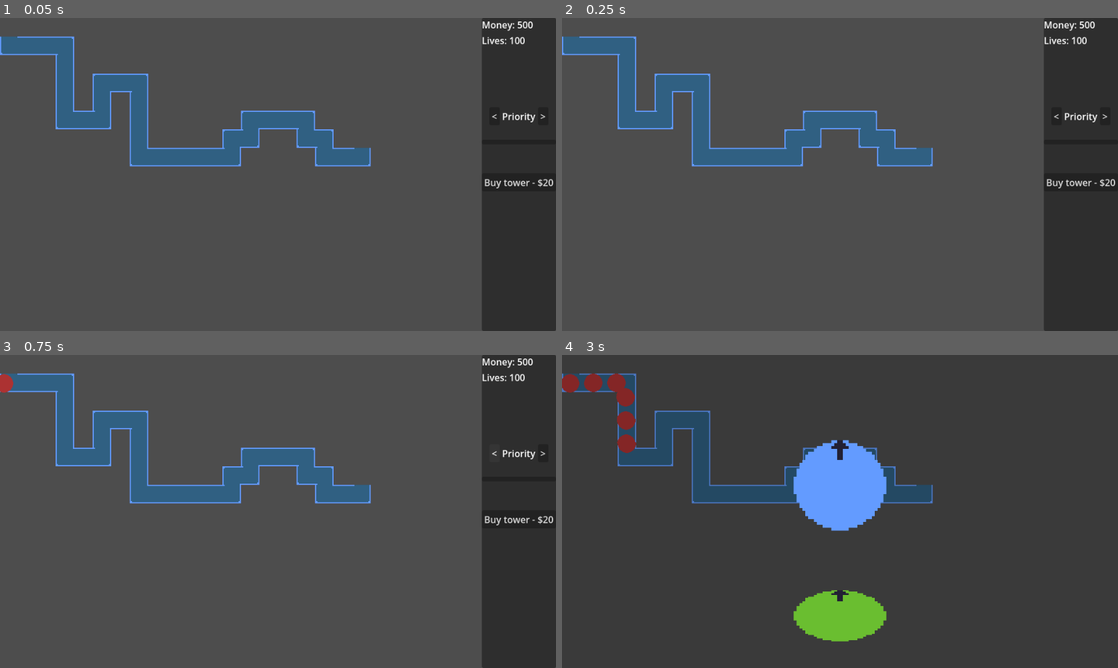
Above: before the commit, frames 1-4 (two rows, left to right).
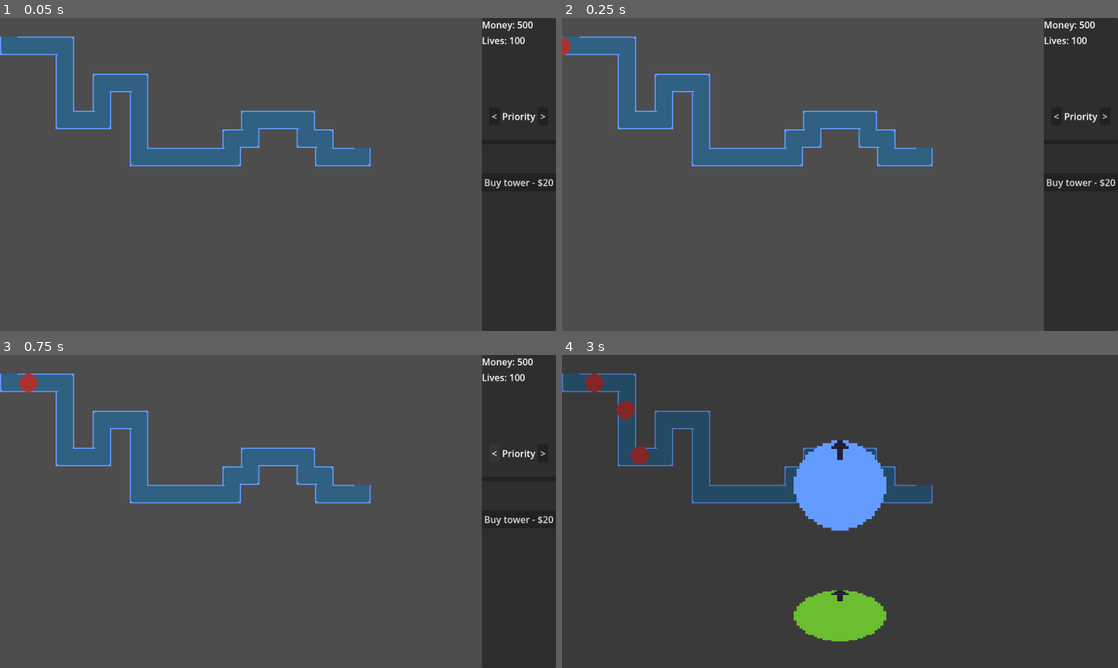
Above: after the commit, the same moments.

Repository: justindeogrades/casinotd
Game: Godot game, scene res://main.tscn
Two runs of this game, one before a commit and one after it. Both use one fixed random seed, a clock stepped at 60 frames per second and the inputs below.
Inputs (mouse positions are in pixels of both pictures, inside the frame that each line leads up to):
- Up to frame 1 (0.05 s): no input
- Up to frame 2 (0.25 s): no input
- Up to frame 3 (0.75 s): click "<" at 0.5 s
- Up to frame 4 (3 s): click ">" at 1.25 s; click (1079, 480) at 2 s; click "Buy tower - $20" at 2.75 s

Frame 1 is identical in both runs. In frame 2, less than 0.1% of the frame differs, in the area x 0-2%, y 6-12%; in frame 3, 0.3%; in frame 4, 1.0%, in the area x 0-16%, y 5-36%.
Error in both runs: Invalid call. Nonexistent function 'get_target_priority' in base 'Nil'. (res://tower_data_container.gd:82)

Commit message:
added the wave manager, waves, and wave segments

Diff:
--- a/main.tscn
+++ b/main.tscn
@@ -1,9 +1,9 @@
 [gd_scene format=4 uid="uid://da42xg3bwce4i"]
 
-[ext_resource type="PackedScene" uid="uid://chd8jqc305u8u" path="res://enemy_spawner.tscn" id="1_0xm2m"]
 [ext_resource type="Texture2D" uid="uid://dwpw0farpj0m2" path="res://tiles.png" id="1_ig7tw"]
 [ext_resource type="Script" uid="uid://ppa8e66lf7vx" path="res://player.gd" id="2_1bvp3"]
 [ext_resource type="Script" uid="uid://ct0pijroh7m73" path="res://damage_indicator_placer.gd" id="3_7mycd"]
+[ext_resource type="PackedScene" uid="uid://c7hv7onn8kjg6" path="res://waves/wave_manager.tscn" id="3_272bh"]
 [ext_resource type="PackedScene" uid="uid://cxgm5ilq32svq" path="res://towers/tower_placer.tscn" id="3_h2yge"]
 [ext_resource type="PackedScene" uid="uid://ccpmycj5vtnwl" path="res://gui_manager.tscn" id="5_lquwl"]
 
@@ -139,10 +139,10 @@
 damage_indicator_placer = NodePath("DamageIndicatorPlacer")
 tower_placer = NodePath("TowerPlacer")
 
-[node name="EnemySpawner" parent="Player" unique_id=1451097180 node_paths=PackedStringArray("path") instance=ExtResource("1_0xm2m")]
+[node name="WaveManager" parent="Player" unique_id=1820962353 node_paths=PackedStringArray("path") instance=ExtResource("3_272bh")]
 path = NodePath("Path2D")
 
-[node name="Path2D" type="Path2D" parent="Player/EnemySpawner" unique_id=2077986435]
+[node name="Path2D" type="Path2D" parent="Player/WaveManager" unique_id=2077986435]
 curve = SubResource("Curve2D_h2yge")
 
 [node name="TowerPlacer" parent="Player" unique_id=1119818633 node_paths=PackedStringArray("track_polygon") instance=ExtResource("3_h2yge")]
--- /dev/null
+++ b/waves/scenes/wave_0.tscn
@@ -0,0 +1,30 @@
+[gd_scene format=3 uid="uid://ckan168pt1jmg"]
+
+[ext_resource type="Script" uid="uid://js7hjxb680wv" path="res://waves/wave.gd" id="1_kvphc"]
+[ext_resource type="Script" uid="uid://bya4jcpwx7ot5" path="res://waves/wave_segment.gd" id="2_54rml"]
+[ext_resource type="PackedScene" uid="uid://cfbefdvcqdcm1" path="res://mobs/scenes/red_mob.tscn" id="3_gv5ke"]
+
+[sub_resource type="Resource" id="Resource_qwg05"]
+resource_local_to_scene = true
+script = ExtResource("2_54rml")
+mob_preload = ExtResource("3_gv5ke")
+mob_count = 6
+spawn_interval = 1.0
+metadata/_custom_type_script = "uid://bya4jcpwx7ot5"
+
+[sub_resource type="Resource" id="Resource_gv5ke"]
+script = ExtResource("2_54rml")
+mob_preload = ExtResource("3_gv5ke")
+mob_count = 10
+spawn_interval = 0.2
+metadata/_custom_type_script = "uid://bya4jcpwx7ot5"
+
+[node name="Wave0" type="Node" unique_id=1681385698 node_paths=PackedStringArray("interval_timer")]
+script = ExtResource("1_kvphc")
+segments = Array[ExtResource("2_54rml")]([SubResource("Resource_qwg05"), SubResource("Resource_gv5ke")])
+interval_timer = NodePath("IntervalTimer")
+metadata/_custom_type_script = "uid://js7hjxb680wv"
+
+[node name="IntervalTimer" type="Timer" parent="." unique_id=758364709]
+
+[connection signal="timeout" from="IntervalTimer" to="." method="_on_interval_timer_timeout"]
--- /dev/null
+++ b/waves/wave.gd
@@ -0,0 +1,36 @@
+extends Node
+class_name Wave
+
+@export var segments : Array[WaveSegment]
+@export var interval_timer : Timer
+
+#We count segments starting from 0 but mobs from 1
+var segment_at : int = 0
+var mob_at : int = 0
+
+signal spawn_reached(mob : Mob)
+
+func start() -> void:
+	spawn_mob(segments[segment_at].mob_preload.instantiate())
+func end() -> void:
+	print_debug("wave ended!")
+
+func spawn_mob(mob : Mob):
+	spawn_reached.emit(mob)
+	print_debug("Spawning mob " + str(mob_at) + " in segment " + str(segment_at))
+	mob_at += 1
+	interval_timer.start(segments[segment_at].spawn_interval)
+
+func _on_interval_timer_timeout() -> void:
+	decide_what_to_do_next()
+
+func decide_what_to_do_next() -> void:
+	if mob_at < segments[segment_at].mob_count:
+		spawn_mob(segments[segment_at].mob_preload.instantiate())
+	else:
+		if segment_at + 1 < segments.size():
+			segment_at += 1
+			mob_at = 0
+			spawn_mob(segments[segment_at].mob_preload.instantiate())
+		else:
+			end()
--- /dev/null
+++ b/waves/wave_manager.gd
@@ -0,0 +1,29 @@
+extends Node
+
+@export var path : Path2D
+@export var waves : Array[Wave]
+
+#var mob_preload = preload("res://mobs/scenes/red_mob.tscn")
+#var mob_to_spawn : Mob
+
+var wave_at : int = 0
+
+#func _on_spawn_interval_timeout() -> void:
+	#var pathfollow = PathFollow2D.new()
+	#pathfollow.loop = false
+	#path.add_child(pathfollow)
+	#mob_to_spawn = mob_preload.instantiate()
+	#mob_to_spawn.player = get_parent()
+	#pathfollow.add_child(mob_to_spawn)
+
+func _ready() -> void:
+	for i in waves:
+		i.spawn_reached.connect(_on_wave_spawn_reached)
+	waves[0].start()
+
+func _on_wave_spawn_reached(mob : Mob) -> void:
+	var pathfollow = PathFollow2D.new()
+	pathfollow.loop = false
+	path.add_child(pathfollow)
+	mob.player = get_parent()
+	pathfollow.add_child(mob)
--- /dev/null
+++ b/waves/wave_manager.tscn
@@ -0,0 +1,28 @@
+[gd_scene format=3 uid="uid://c7hv7onn8kjg6"]
+
+[ext_resource type="Script" uid="uid://8tc4k5v7gub6" path="res://waves/wave_manager.gd" id="1_244l3"]
+[ext_resource type="PackedScene" uid="uid://ckan168pt1jmg" path="res://waves/scenes/wave_0.tscn" id="2_1872v"]
+[ext_resource type="Script" uid="uid://bya4jcpwx7ot5" path="res://waves/wave_segment.gd" id="3_2vcsd"]
+[ext_resource type="PackedScene" uid="uid://cfbefdvcqdcm1" path="res://mobs/scenes/red_mob.tscn" id="4_2xtue"]
+
+[sub_resource type="Resource" id="Resource_2vcsd"]
+resource_local_to_scene = true
+script = ExtResource("3_2vcsd")
+mob_preload = ExtResource("4_2xtue")
+mob_count = 6
+spawn_interval = 1.0
+metadata/_custom_type_script = "uid://bya4jcpwx7ot5"
+
+[sub_resource type="Resource" id="Resource_gv5ke"]
+script = ExtResource("3_2vcsd")
+mob_preload = ExtResource("4_2xtue")
+mob_count = 10
+spawn_interval = 0.2
+metadata/_custom_type_script = "uid://bya4jcpwx7ot5"
+
+[node name="WaveManager" type="Node" unique_id=1820962353 node_paths=PackedStringArray("waves")]
+script = ExtResource("1_244l3")
+waves = [NodePath("Wave0")]
+
+[node name="Wave0" parent="." unique_id=1681385698 instance=ExtResource("2_1872v")]
+segments = Array[ExtResource("3_2vcsd")]([SubResource("Resource_2vcsd"), SubResource("Resource_gv5ke")])
--- /dev/null
+++ b/waves/wave_segment.gd
@@ -0,0 +1,13 @@
+class_name WaveSegment
+extends Resource
+
+@export var mob_preload : Resource
+@export var mob_count : int
+@export var spawn_interval : float
+
+#var mob : Mob
+#var interval : float
+
+#func _init(p : Resource, c : int, i : float) -> void:
+	#mob_preload = p
+	#spawn_interval = i
Not shown, added: waves/wave.gd.uid
Not shown, added: waves/wave_manager.gd.uid
Not shown, added: waves/wave_segment.gd.uid
